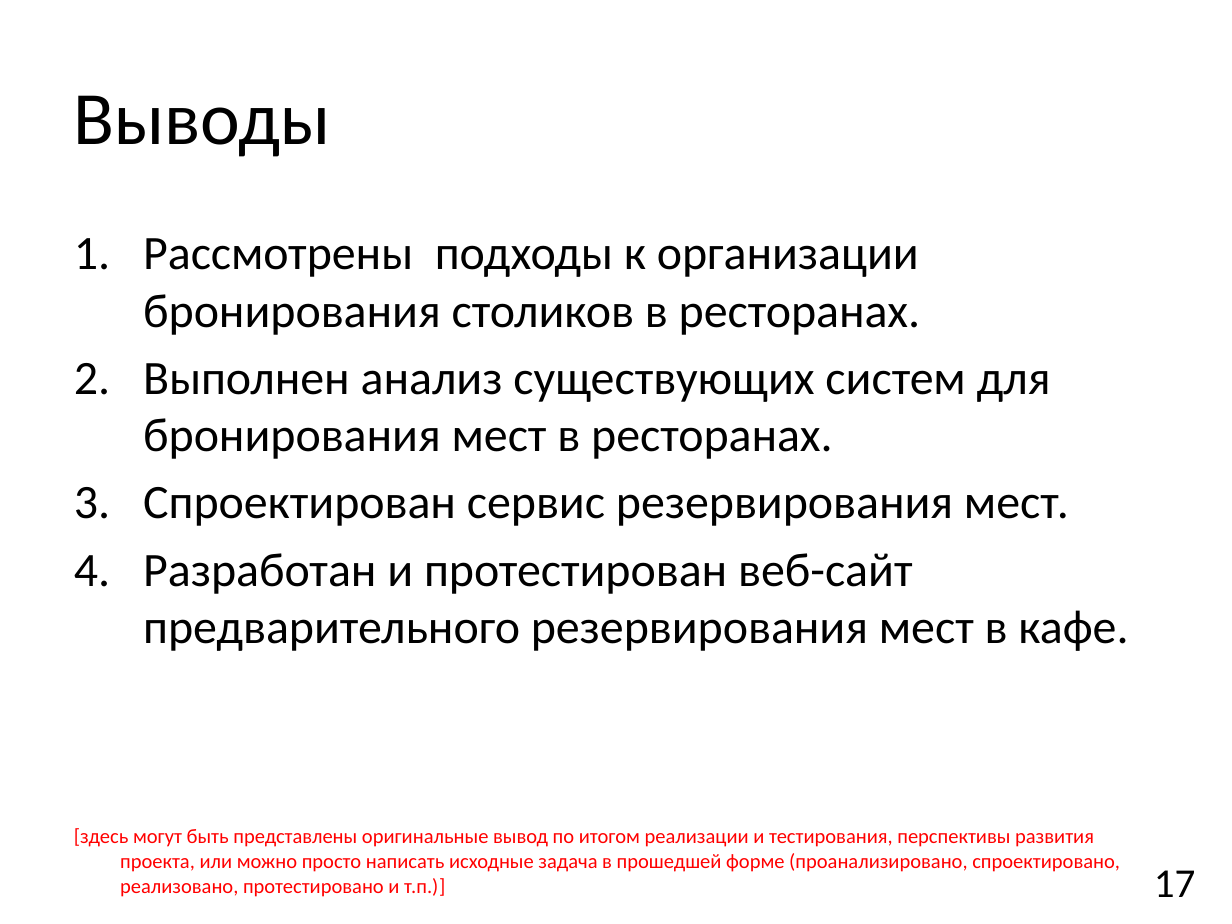
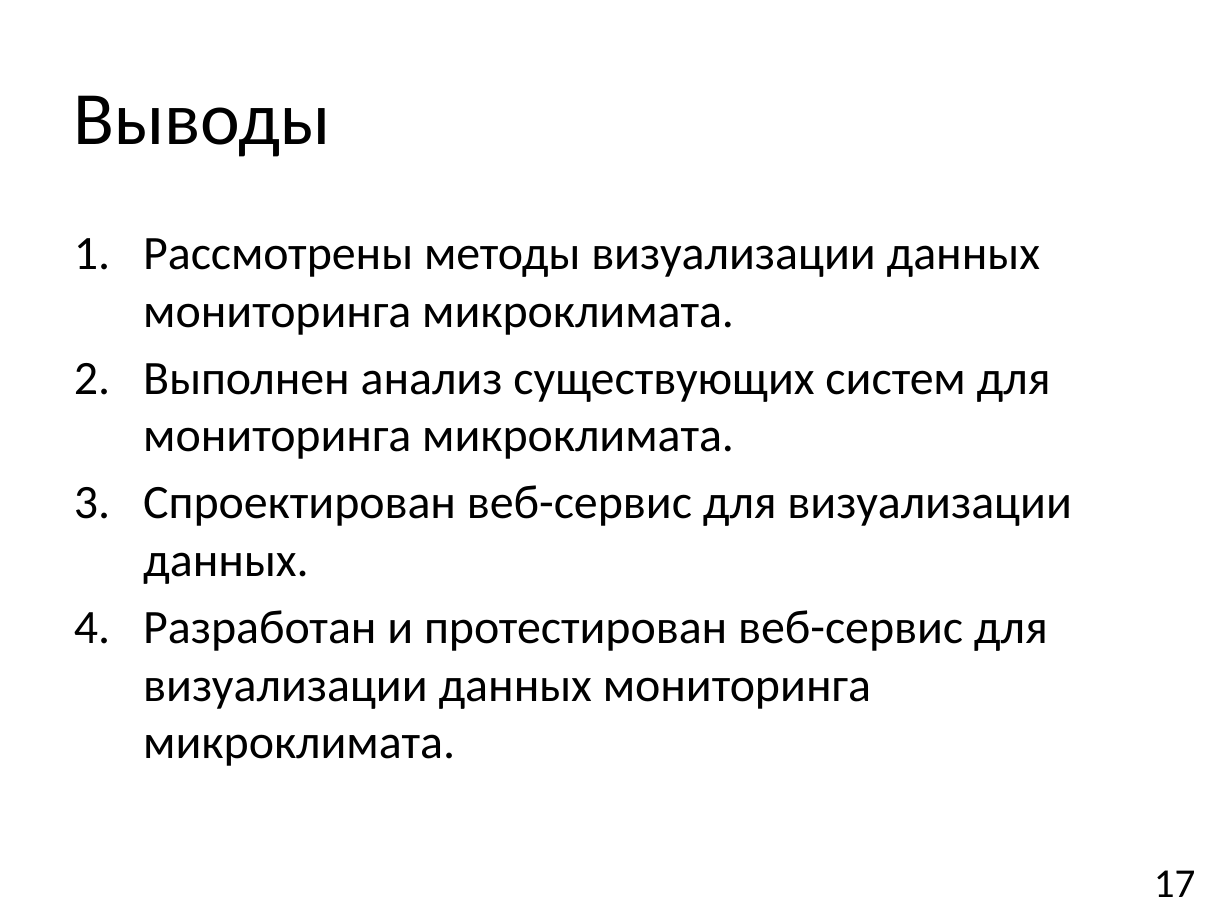
Before and after one commit to ostaaaaat/monitoring, a slide deck: slide 17 of 3 [Презентация].pptx. Drawn at 1232x924 pixels with LibreOffice and Linux fonts; fonts in the diff are those of the drawing. Boxes give left, top, right and bottom in pixels: in the first picture for what was removed or moved away, otherwise in the second. Text is boxed around its words. In the diff, an @@ line names an element or a change of style, - is before the commit and + after.

```diff
--- a/3 [Презентация].pptx
+++ b/3 [Презентация].pptx
@@ text at (143, 238, 1071, 766): text changed @@
-1. Рассмотрены подходы к организации бронирования столиков в ресторанах.
-2. Выполнен анализ существующих систем для бронирования мест в ресторанах.
-3. Спроектирован сервис резервирования мест.
-4. Разработан и протестирован веб-сайт предварительного резервирования мест в кафе.
+1. Рассмотрены методы визуализации данных мониторинга микроклимата.
+2. Выполнен анализ существующих систем для мониторинга микроклимата.
+3. Спроектирован веб-сервис для визуализации данных.
+4. Разработан и протестирован веб-сервис для визуализации данных мониторинга микроклимата.
@@ text removed at (74, 828, 1120, 897) @@
-[здесь могут быть представлены оригинальные вывод по итогом реализации и тестирования, перспективы развития проекта, или можно просто написать исходные задача в прошедшей форме (проанализировано, спроектировано, реализовано, протестировано и т.п.)]
```
Also in this commit, not shown: 10 other slides changed, 7 slides added, 8 slides removed.
